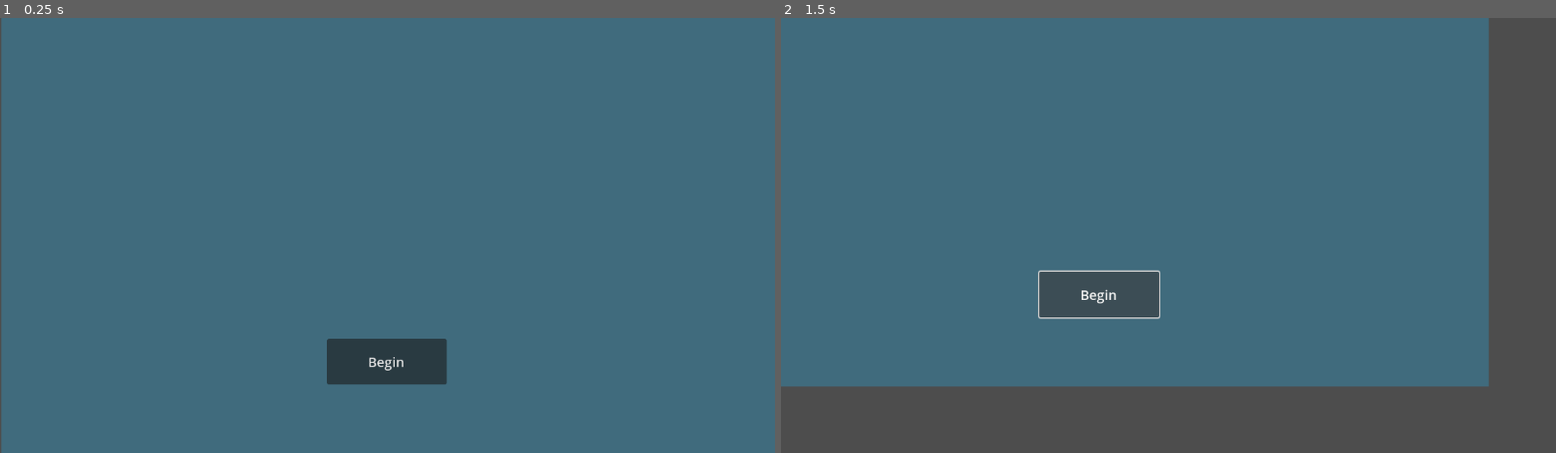
Above: before the commit, frames 1-2 (left to right).
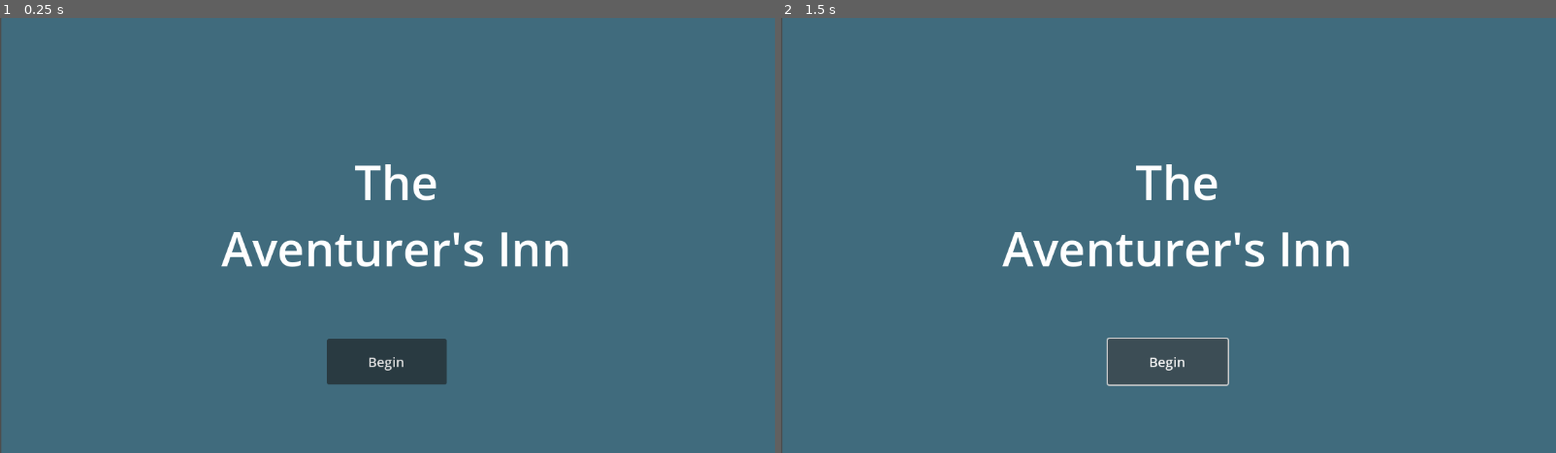
Above: after the commit, the same moments.

Repository: KylerGreen/TheAdventurersInn
Game: Godot game, scene res://OpeningScreen.tscn
The game is run twice, just before and just after one commit, with the same random seed, the same clock (stepped at 60 frames per second) and the same inputs.
Inputs:
- Up to frame 1 (0.25 s): no input
- Up to frame 2 (1.5 s): click "Begin" at 0.5 s; click "Begin" at 1.25 s

The runs differ from the first frame. In frame 1, 1.6% of the frame differs, in the area x 28-74%, y 33-58%; in frame 2, 28%, in the area x 0-100%, y 0-100%.
Error before the commit: Invalid call. Nonexistent function 'change_scene' in base 'SceneTree'. (res://opening_screen.gd:9)

Commit message:
Got rid of failed code for the begin button

Diff:
--- a/OpeningScreen.tscn
+++ b/OpeningScreen.tscn
@@ -34,7 +34,7 @@
 Aventurer's Inn"
 horizontal_alignment = 1
 vertical_alignment = 1
-visible_ratio = -0.0434783
+visible_characters_behavior = 1
 
 [node name="Camera2D" type="Camera2D" parent="."]
 position = Vector2(-2, 0)
--- a/opening_screen.gd
+++ b/opening_screen.gd
@@ -1,9 +1 @@
 extends Node2D
-
-
-
-func _on_button_pressed():
-	var camera = get_node("Camera2D")
-	camera.set_position(Vector2(100, 100))
-	var new_scene = load("res://CardSelect.tscn")
-	get_tree().change_scene(new_scene)
